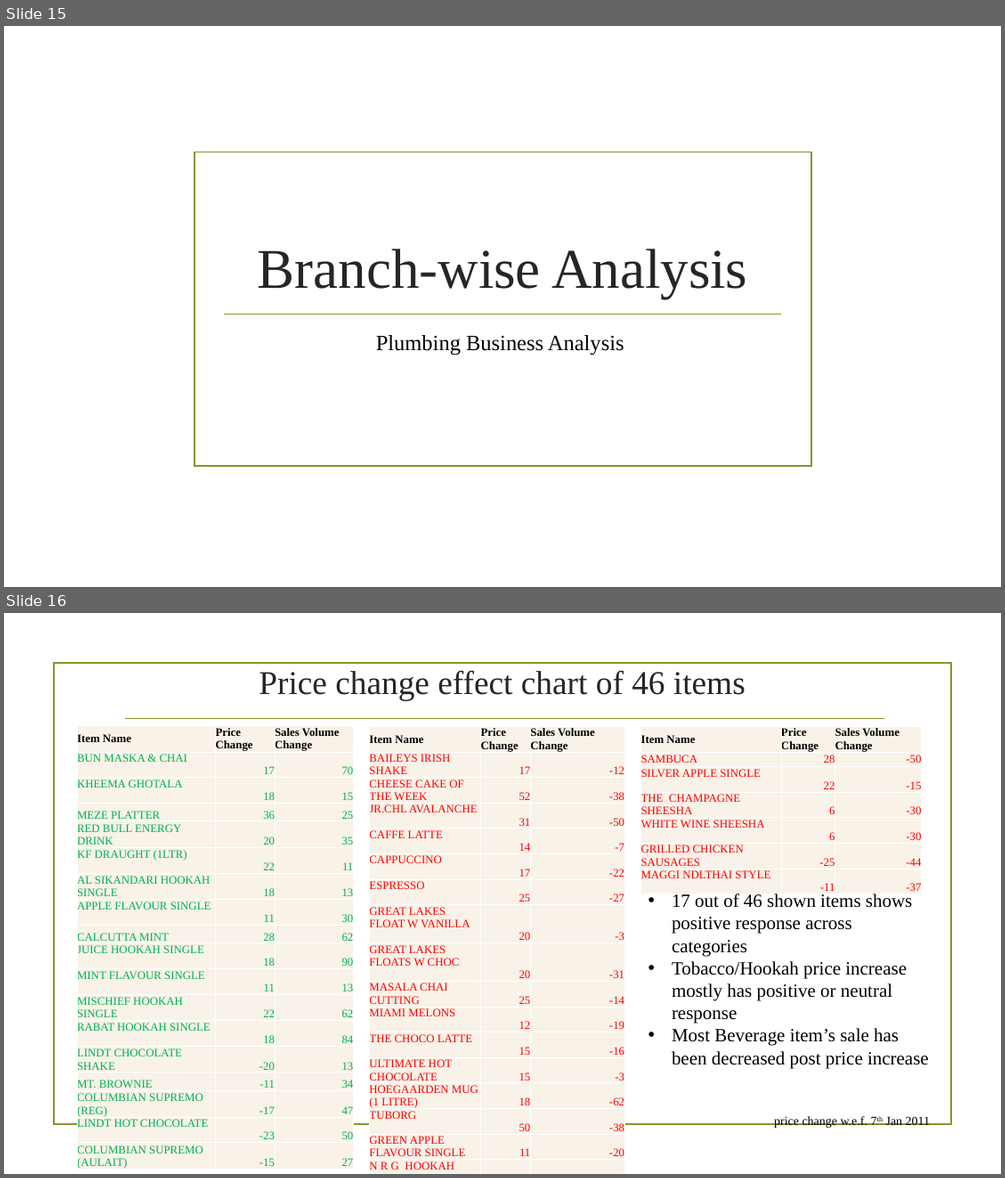
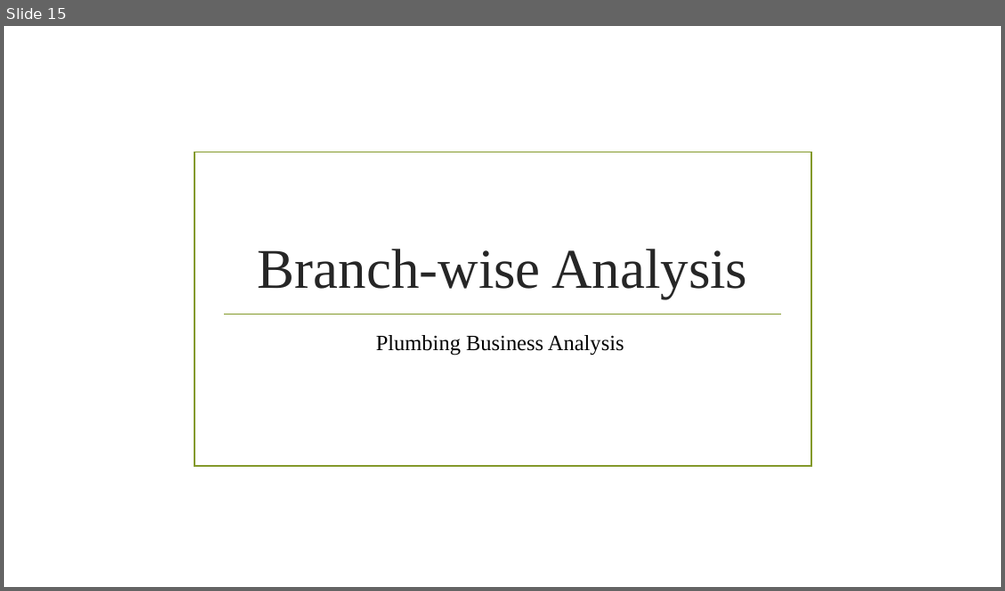
Before and after one commit to bhavsar-dushyant/Target-Marketing-and-Demand-forecasting-Live-data-, a slide deck: Plumbing Business Analysis.pptx. Shown one above the other, each under a label of ours: slides 15 and 16 before the commit, slide 15 after it. The pictures are 1005x1178 and 1005x591 pixels, drawn with LibreOffice and Linux fonts; fonts in the diff are those of the drawing; background and template pictures are left out. Boxes give left, top, right and bottom in pixels: in the first picture for what was removed or moved away, otherwise in the second. Text is boxed around its words. In the diff, an @@ line names an element or a change of style, - is before the commit and + after.

```diff
--- a/Plumbing Business Analysis.pptx
+++ b/Plumbing Business Analysis.pptx
@@ slide 16 removed at <box>4,613,1001,1174</box>, background picture (left out) @@
@@ rectangle removed at <box>53,663,951,1125</box> @@
@@ title removed at <box>259,670,745,700</box> @@
-Price change effect chart of 46 items
@@ line removed from (125, 718) to (885, 718) @@
@@ table removed at <box>77,726,353,1172</box>, 18 rows, 3 columns @@
-Item Name | Price Change | Sales Volume Change
-BUN MASKA & CHAI | 17 | 70
-KHEEMA GHOTALA | 18 | 15
-MEZE PLATTER | 36 | 25
-RED BULL ENERGY DRINK | 20 | 35
-KF DRAUGHT (1LTR) | 22 | 11
-AL SIKANDARI HOOKAH SINGLE | 18 | 13
-APPLE FLAVOUR SINGLE | 11 | 30
-CALCUTTA MINT | 28 | 62
-JUICE HOOKAH SINGLE | 18 | 90
-MINT FLAVOUR SINGLE | 11 | 13
-MISCHIEF HOOKAH SINGLE | 22 | 62
-RABAT HOOKAH SINGLE | 18 | 84
-LINDT CHOCOLATE SHAKE | -20 | 13
-MT. BROWNIE | -11 | 34
-COLUMBIAN SUPREMO (REG) | -17 | 47
-LINDT HOT CHOCOLATE | -23 | 50
-COLUMBIAN SUPREMO (AULAIT) | -15 | 27
@@ table removed at <box>370,727,624,1173</box>, 18 rows, 3 columns @@
-Item Name | Price Change | Sales Volume Change
-BAILEYS IRISH SHAKE | 17 | -12
-CHEESE CAKE OF THE WEEK | 52 | -38
-JR.CHL AVALANCHE | 31 | -50
-CAFFE LATTE | 14 | -7
-CAPPUCCINO | 17 | -22
-ESPRESSO | 25 | -27
-GREAT LAKES FLOAT W VANILLA | 20 | -3
-GREAT LAKES FLOATS W CHOC | 20 | -31
-MASALA CHAI CUTTING | 25 | -14
-MIAMI MELONS | 12 | -19
-THE CHOCO LATTE | 15 | -16
-ULTIMATE HOT CHOCOLATE | 15 | -3
-HOEGAARDEN MUG (1 LITRE) | 18 | -62
-TUBORG | 50 | -38
-GREEN APPLE FLAVOUR SINGLE | 11 | -20
-N R G HOOKAH | 6 | -12
-NIRVANA HOOKAH SINGLE | 22 | -7
@@ table removed at <box>641,726,922,894</box>, 7 rows, 3 columns @@
-Item Name | Price Change | Sales Volume Change
-SAMBUCA | 28 | -50
-SILVER APPLE SINGLE | 22 | -15
-THE CHAMPAGNE SHEESHA | 6 | -30
-WHITE WINE SHEESHA | 6 | -30
-GRILLED CHICKEN SAUSAGES | -25 | -44
-MAGGI NDLTHAI STYLE | -11 | -37
@@ text removed at <box>672,893,930,1127</box> @@
-• 17 out of 46 shown items shows positive response across categories
-• Tobacco/Hookah price increase mostly has positive or neutral response
-• Most Beverage item’s sale has been decreased post price increase
-price change w.e.f. 7th Jan 2011
```
Also in this commit, not shown: 9 other slides removed.
